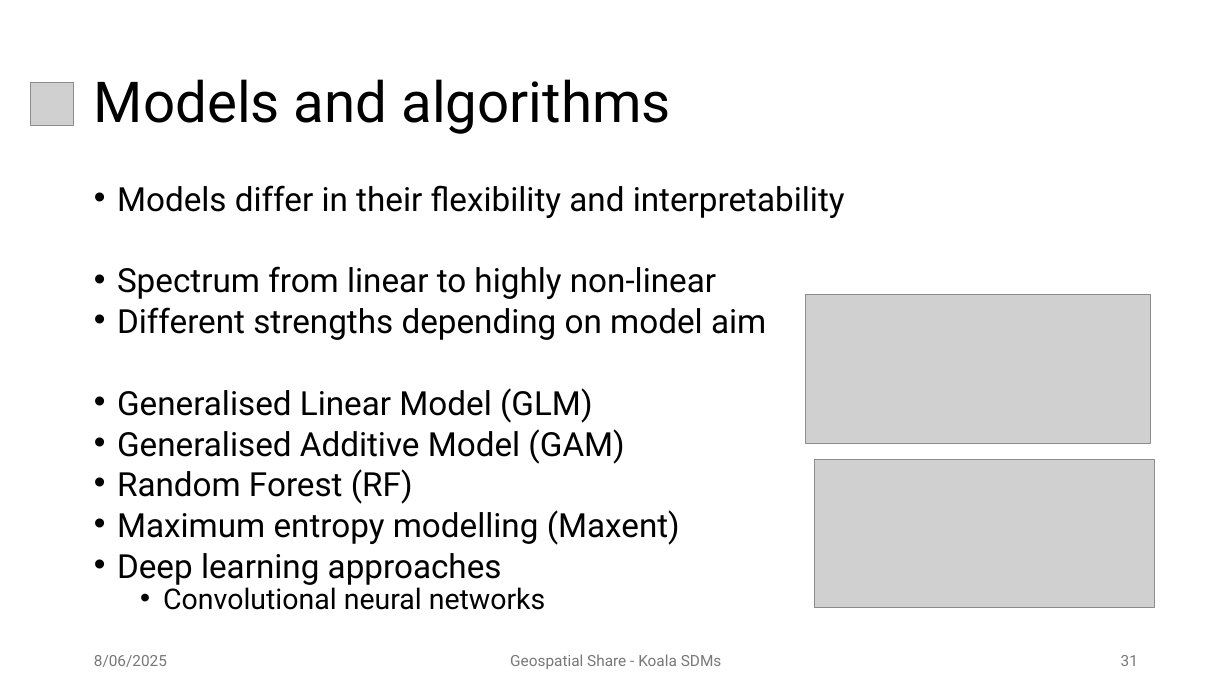
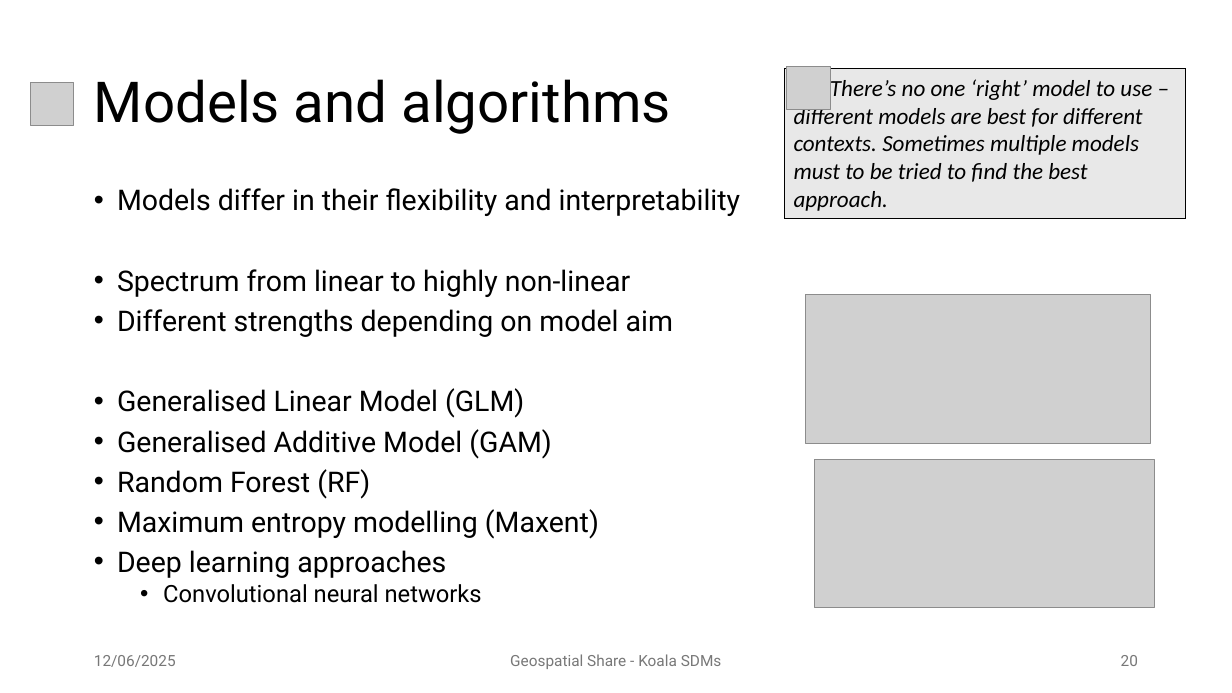
Before and after one commit to patch105/ICCB_koala_sdm, a slide deck: slide 20 of ICCB_koala_sdm_slides.pptx (slide 31 before the commit). Drawn at 1232x693 pixels with LibreOffice and Linux fonts; fonts in the diff are those of the drawing; grey boxes stand for pictures; background and template pictures are left out. Boxes give left, top, right and bottom in pixels: in the first picture for what was removed or moved away, otherwise in the second. Text is boxed around its words. In the diff, an @@ line names an element or a change of style, - is before the commit and + after.

```diff
--- a/ICCB_koala_sdm_slides.pptx
+++ b/ICCB_koala_sdm_slides.pptx
@@ rectangle added at box(785, 68, 1186, 218), fill #E8E8E8, outline #000000 0.75 pt, 18 pt, text #000000, italic @@
+There’s no one ‘right’ model to use – different models are best for different contexts. Sometimes multiple models must to be tried to find the best approach.
@@ picture added at box(787, 67, 831, 111) @@
@@ text "Models differ in their flexibility ..." at box(117, 188, 741, 603): size 25.9 to 22.2 pt; size 22.2 to 18.5 pt in "Convolutional neural networks"; line spacing 0.7 to 0.8 @@
@@ text at box(94, 655, 176, 667): text changed @@
-8/06/2025
+12/06/2025
@@ page number at box(1121, 655, 1138, 666): text changed @@
-31
+20
```
Also in this commit, not shown: 26 other slides changed, 20 slides removed, 1 other file.
